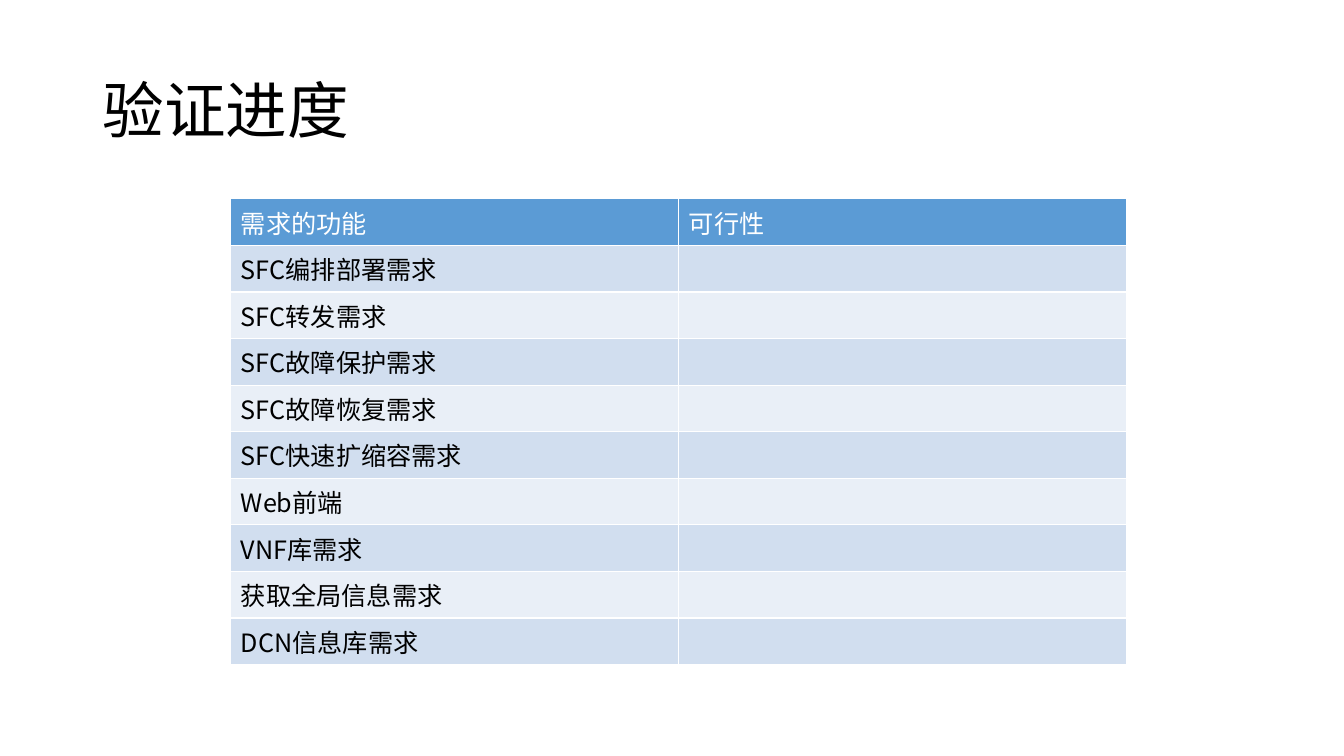
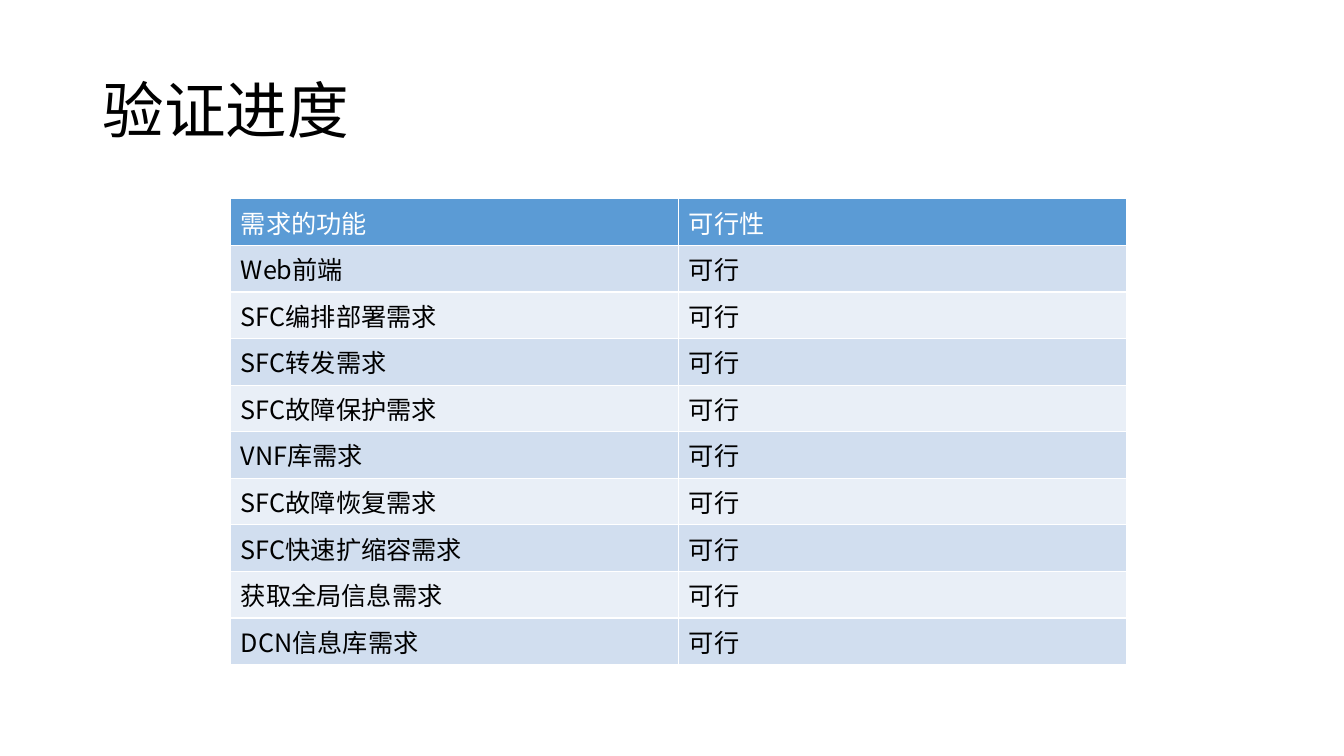
Before and after one commit to magaboomchen/SelfAdaptiveMano, a slide deck: slide 3 of doc/SoftwareEngineering/SoftwareRequirements/RequirementFeasibility.pptx. Drawn at 1344x756 pixels with LibreOffice and Linux fonts; fonts in the diff are those of the drawing. Boxes give left, top, right and bottom in pixels: in the first picture for what was removed or moved away, otherwise in the second. Text is boxed around its words. In the diff, an @@ line names an element or a change of style, - is before the commit and + after.

```diff
--- a/doc/SoftwareEngineering/SoftwareRequirements/RequirementFeasibility.pptx
+++ b/doc/SoftwareEngineering/SoftwareRequirements/RequirementFeasibility.pptx
@@ table at (x1=231, y1=199, x2=1126, y2=658) @@
-row 2, column 1: SFC编排部署需求
+row 2, column 1: Web前端
-row 2, column 2: 
+row 2, column 2: 可行
-row 3, column 1: SFC转发需求
+row 3, column 1: SFC编排部署需求
-row 3, column 2: 
+row 3, column 2: 可行
-row 4, column 1: SFC故障保护需求
+row 4, column 1: SFC转发需求
-row 4, column 2: 
+row 4, column 2: 可行
-row 5, column 1: SFC故障恢复需求
+row 5, column 1: SFC故障保护需求
-row 5, column 2: 
+row 5, column 2: 可行
-row 6, column 1: SFC快速扩缩容需求
+row 6, column 1: VNF库需求
-row 6, column 2: 
+row 6, column 2: 可行
-row 7, column 1: Web前端
+row 7, column 1: SFC故障恢复需求
-row 7, column 2: 
+row 7, column 2: 可行
-row 8, column 1: VNF库需求
+row 8, column 1: SFC快速扩缩容需求
-row 8, column 2: 
+row 8, column 2: 可行
-row 9, column 2: 
+row 9, column 2: 可行
-row 10, column 2: 
+row 10, column 2: 可行
```
Also in this commit, not shown: 5 other slides changed, 10 slides added, 5 other files.
